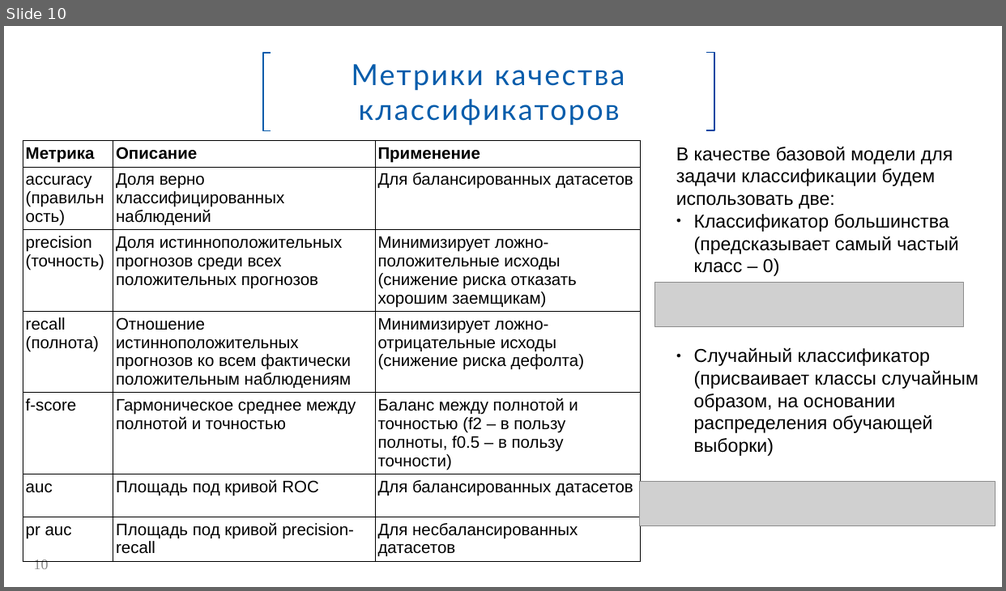
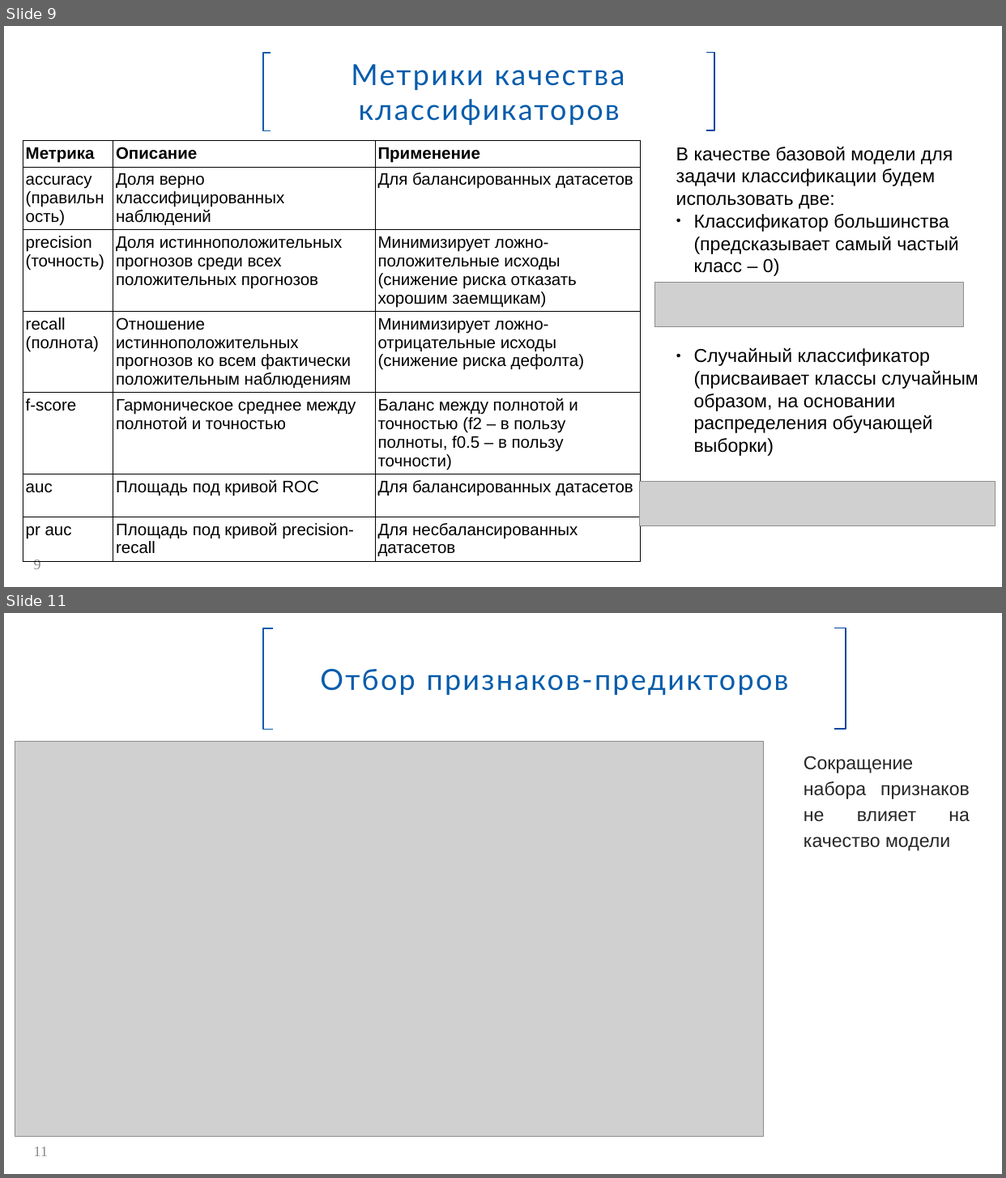
Before and after one commit to Spring-31/HC_default_risk, a slide deck: Прогнозирование вероятности дефолта.pptx. Shown one above the other, each under a label of ours: slide 10 before the commit, slides 9 and 11 after it; the slides between them are not shown. The pictures are 1006x591 and 1006x1178 pixels, drawn with LibreOffice and Linux fonts; fonts in the diff are those of the drawing; grey boxes stand for pictures; background and template pictures are left out. Boxes give left, top, right and bottom in pixels: in the first picture for what was removed or moved away, otherwise in the second. Text is boxed around its words. In the diff, an @@ line names an element or a change of style, - is before the commit and + after.

```diff
--- a/Прогнозирование вероятности дефолта.pptx
+++ b/Прогнозирование вероятности дефолта.pptx
@@ slide 11 added at [4, 613, 1002, 1174], background #FFFFFF @@
@@ rectangle added at [263, 628, 846, 729], fill #FFFFFF, outline #FFFFFF 2 pt, 28 pt, text #065CAB @@
+Отбор признаков-предикторов
@@ freeform shape added at [263, 628, 273, 730], outline #065CAB 1.3 pt @@
@@ freeform shape added at [835, 628, 846, 729], outline #0046A2 1.3 pt @@
@@ picture added at [15, 741, 763, 1137] @@
@@ text added at [803, 756, 970, 851], 18 pt, text #262626 @@
+Сокращение набора признаков не влияет на качество модели
@@ page number added at [34, 1147, 48, 1157], 14 pt, text #898989 @@
+11
@@ what was slide 10 is now slide 9 @@
@@ page number at [34, 560, 41, 570]: text changed @@
-10
+9
```
Also in this commit, not shown: 3 slides changed, 1 other slide added, 2 slides removed, 13 other files.
